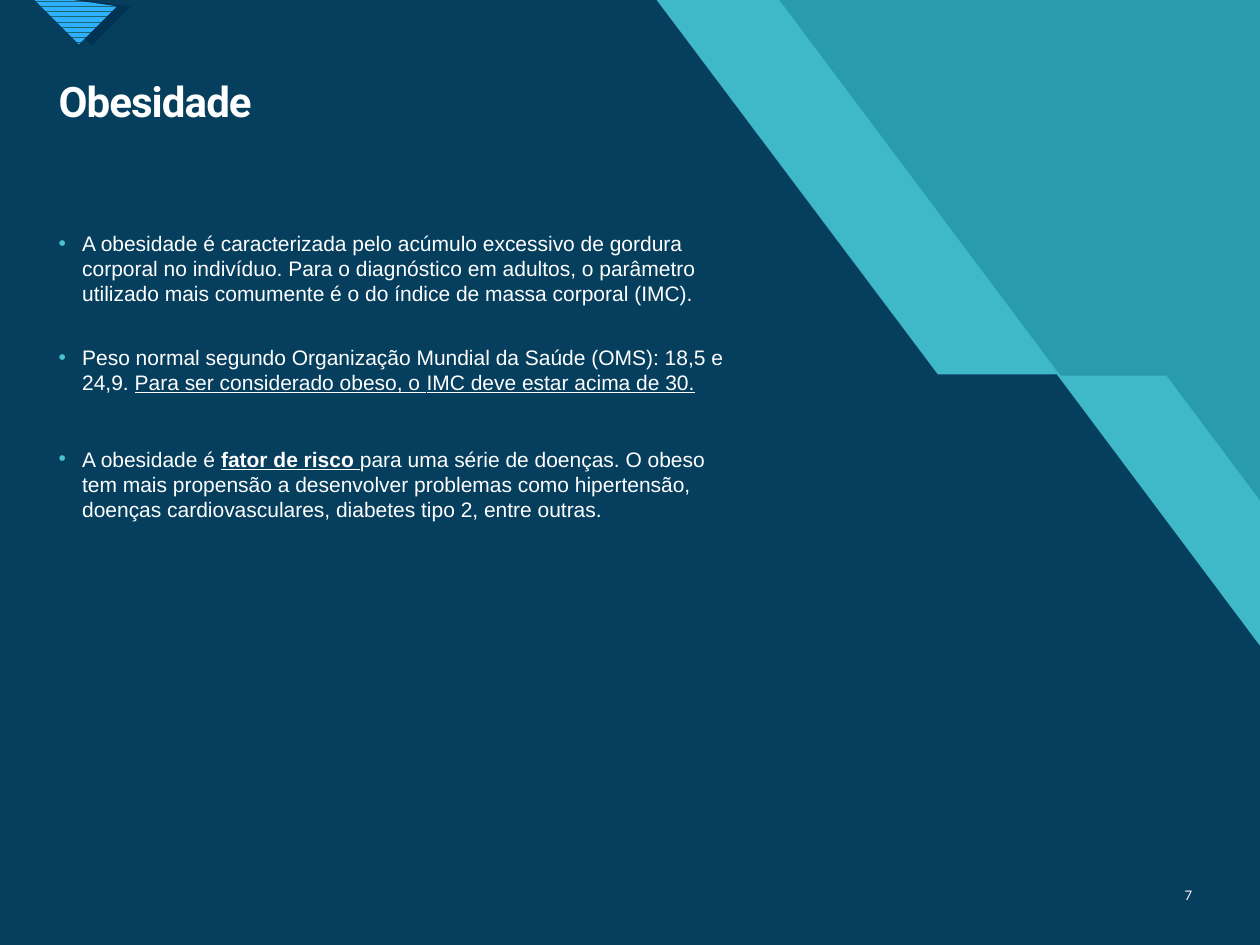
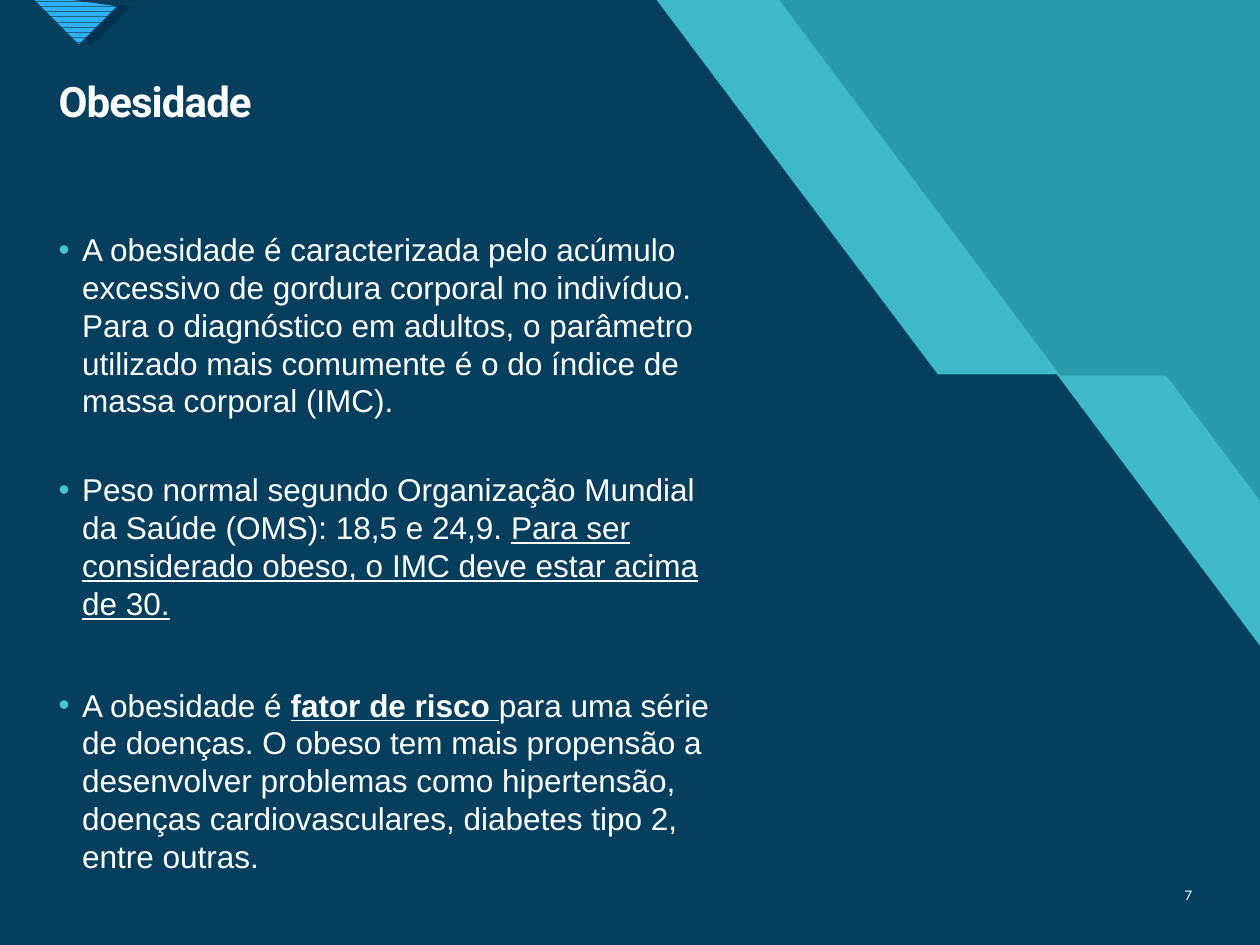
Before and after one commit to adrialmaia/AnaliseExploratoriaDados, a slide deck: slide 7 of ApresentaçãoAED_ AC5e6.pptx. Drawn at 1260x945 pixels with LibreOffice and Linux fonts; fonts in the diff are those of the drawing. Boxes give left, top, right and bottom in pixels: in the first picture for what was removed or moved away, otherwise in the second. Text is boxed around its words. In the diff, an @@ line names an element or a change of style, - is before the commit and + after.

```diff
--- a/ApresentaçãoAED_ AC5e6.pptx
+++ b/ApresentaçãoAED_ AC5e6.pptx
@@ text "A obesidade é caracterizada pelo ..." at box(82, 237, 709, 869): size 12 to 18 pt @@
```
Also in this commit, not shown: 5 other slides changed, 2 slides removed.
